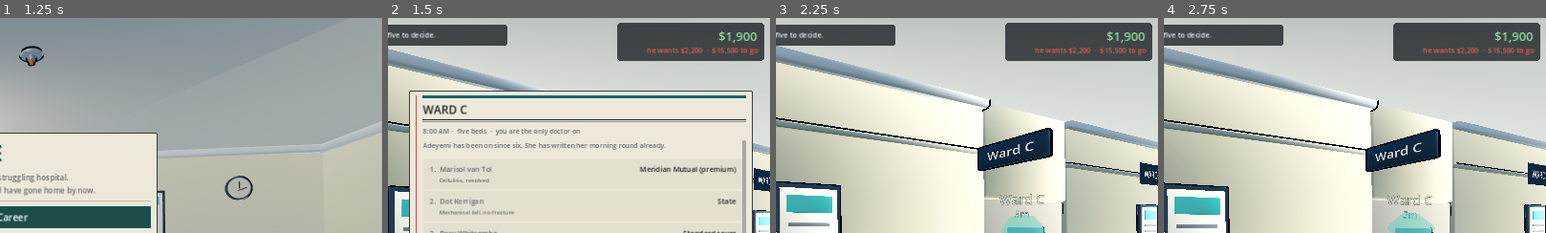
Above: before the commit, frames 1-4 (left to right).
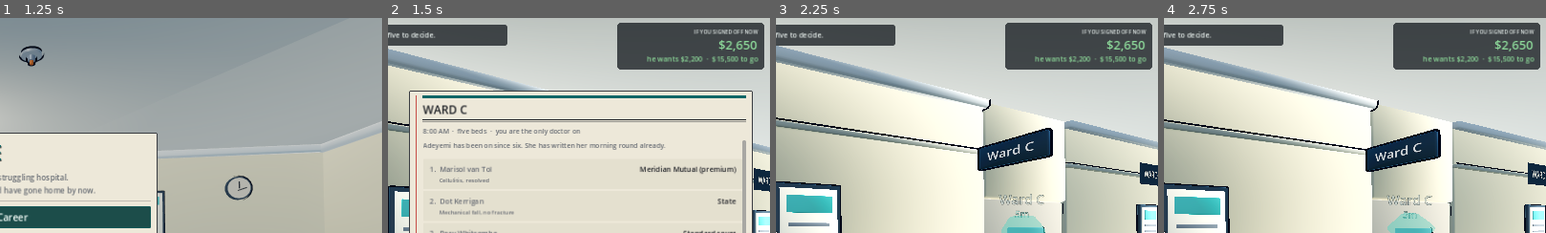
Above: after the commit, the same moments.

Repository: masonobegi/crypts-of-chaos
Game: Godot game, scene res://scenes/Boot.tscn
Two runs of this game, one before a commit and one after it. Both use one fixed random seed, a clock stepped at 60 frames per second and the inputs below.
Inputs (mouse positions are % of the whole screen's width and height, from its top left):
- Up to frame 1 (1.25 s): click (50, 63) at 0.52 s; type "12" at 0.6 s
- Up to frame 2 (1.5 s): click "New Career" at 1.25 s
- Up to frame 3 (2.25 s): click "Start the round" at 2 s
- Up to frame 4 (2.75 s): no input
The pictures show only the part of the screen within x 50-100%, y 0-50%; the shares and areas given below are measured in that part.

Frame 1 is identical in both runs. In frame 2, 3.2% of the frame differs, in the area x 60-99%, y 5-24%; in frame 3, 3.2%; in frame 4, 3.2%.

Commit message:
The biggest number in the game had no noun and did not add up
The morning card says "In your account  $900". The player presses "Start the
round" and the corner of the screen says $1,900 in big green type with
nothing attached to it. Two different money figures thirty seconds apart,
neither labelled, in a game whose entire score is one number — and the
unlabelled one goes DOWN when you hold a patient, which without a caption
reads as a penalty rather than as a bed not being sold.

It was also wrong on its own terms. projected() claims to be "what tonight
pays if the day ended right now", and "right now" has to mean the same thing
on both sides of the sum. free_beds() is BEDS minus held, so an undecided bed
counted as free and paid its $500 admission; discharged_ids() counts only
beds explicitly marked, so the same undecided bed paid no discharge fee. At
08:00 with nothing decided the HUD read nine hundred in hand plus two
admissions for five beds nobody had touched, and none of the five discharge
fees those admissions imply. Sign off on that exact state and it pays $2,650.
The number was not early, it was arithmetic no ward could produce.

An undecided bed is now counted the way signing off counts it, and the figure
carries the caption IF YOU SIGNED OFF NOW — which becomes VINNIE TOOK once
the shift is over, because after eight it is not a projection any more.

WardDay.sign_off() gives "ending the shift" one definition. The eight o'clock
close and the office terminal's button each spelled the loop out for
themselves: two copies of the rule that decides how a shift ends, in a game
whose whole subject is what you did and did not write down.

The test for this took two goes and the first one was worthless. Comparing
projected() against end_day() compares a number with itself — end_day
computes its takings FROM projected() — so it passed just as happily on the
broken arithmetic, both sides moving together. It goes through sign_off()
now, which sends the undecided beds home first, and that is the entire
question. Verified in both directions: with the old sum it reports 1000
promised against 1750 paid.

Co-Authored-By: Claude Opus 5 <noreply@anthropic.com>
Claude-Session: https://claude.ai/code/session_012v14cF2GepYx5imtAqBXn5

Diff:
--- a/scripts/systems/ward_day.gd
+++ b/scripts/systems/ward_day.gd
@@ -92,12 +92,23 @@
 	# at no cost, which is the pressure the design is built on simply absent.
 	if now >= Cases.DEBT_DUE_MINUTE:
 		EventBus.toast.emit("Eight o'clock. He is in the corridor.", "bad")
-		for c in Cases.roster():
-			var pid := String(c["id"])
-			if String(state[pid]["disposition"]) == "":
-				set_disposition(pid, "discharge")
-		end_day()
+		sign_off()
 		EventBus.request_ui.emit("review", {})
+
+## ENDING THE SHIFT, once. A bed nobody decided about is a bed sent home — you
+## were the doctor and you did not say otherwise — and that is what makes the
+## HUD's projection honest, because it counts undecided beds the same way.
+##
+## Both callers used to spell this loop out for themselves: the eight o'clock
+## close here and the office terminal's "Sign off for the night". Two copies of
+## the rule that decides how a shift ends, in a game whose whole subject is what
+## you did and did not write down.
+func sign_off() -> Dictionary:
+	for c in Cases.roster():
+		var pid := String(c["id"])
+		if String(state[pid]["disposition"]) == "":
+			set_disposition(pid, "discharge")
+	return end_day()
 
 func start() -> void:
 	cash = GameState.cash
@@ -661,11 +672,30 @@
 	return maxi(0, mini(Cases.ADMISSIONS_WAITING - back, free_beds()))
 
 ## What tonight pays, if the day ended right now.
+##
+## "RIGHT NOW" HAS TO MEAN THE SAME THING ON BOTH SIDES OF THE SUM.
+##
+## It did not. `free_beds()` is `BEDS - held`, so an undecided bed counted as
+## free and paid its $500 admission — while `discharged_ids()` counts only the
+## beds explicitly marked, so the same undecided bed paid no discharge fee. At
+## 08:00 with nothing decided at all, the corner of the screen therefore read
+## $1,900: nine hundred in hand plus two admissions for five beds nobody had
+## touched, and none of the five discharge fees those admissions imply.
+##
+## The figure was not merely early, it was arithmetic nothing could produce.
+## Sign off on that exact state and the shift pays $2,650, because `sign_off()`
+## sends every undecided bed home first. The HUD was quoting a ward that does
+## not exist, in a game whose entire score is one number, on the first screen —
+## thirty seconds after a briefing card reading "In your account $900".
+##
+## So an undecided bed is counted the way signing off counts it: as a
+## discharge. The projection now answers the question it claims to answer.
 func projected() -> Dictionary:
 	var nights := 0
 	for pid in held_ids():
 		nights += night_value(pid)
-	var d: int = discharged_ids().size() * Cases.DISCHARGE_FEE
+	var going: int = Cases.BEDS - held_ids().size()
+	var d: int = going * Cases.DISCHARGE_FEE
 	var adm: int = admissions_taken() * Cases.ADMISSION_FEE
 	return {"nights": nights, "discharges": d, "admissions": adm,
 		"earned": nights + d + adm, "total": cash + nights + d + adm,
--- a/scripts/ui/hud.gd
+++ b/scripts/ui/hud.gd
@@ -14,6 +14,7 @@
 var _clock: Label
 var _day: Label
 var _cash: Label
+var _cash_label: Label
 var _owed: Label
 var _tl_bg: PanelContainer
 var _objective: Label
@@ -92,12 +93,25 @@
 	# A PanelContainer sizes itself to its child, so the plate is always exactly
 	# as big as what is written on it.
 	var tr_bg := UIKit.panel(Color(0.06, 0.08, 0.10, 0.74), 8)
-	UIKit.place(tr_bg, Control.PRESET_TOP_RIGHT, -320, 10, 308, 80)
+	# 96, not 80: the caption above the figure is a third row.
+	UIKit.place(tr_bg, Control.PRESET_TOP_RIGHT, -320, 10, 308, 96)
 	var tr := UIKit.vbox(0)
 	tr.size_flags_horizontal = Control.SIZE_EXPAND_FILL
 	# What you have, and what tonight looks like from here. The second line is
 	# the only reason the first one is interesting: `cash` does not move until
 	# eight o'clock, so on its own it is a number that sits still all day.
+	# A NOUN ON THE BIGGEST NUMBER IN THE GAME.
+	#
+	# It had none. The morning card says "In your account $900", the player
+	# presses Start the round, and the corner of the screen says $1,900 in big
+	# green type with nothing attached to it — two different money figures
+	# thirty seconds apart, in a game whose entire score is one number. And the
+	# figure goes DOWN when you hold a patient, which without a caption reads as
+	# a penalty rather than as a bed not being sold.
+	_cash_label = UIKit.label("IF YOU SIGNED OFF NOW", 11, UIKit.HUD_INK,
+		HORIZONTAL_ALIGNMENT_RIGHT)
+	_cash_label.size_flags_horizontal = Control.SIZE_EXPAND_FILL
+	tr.add_child(_cash_label)
 	_cash = UIKit.label("$0", 26, UIKit.HUD_MONEY, HORIZONTAL_ALIGNMENT_RIGHT)
 	_cash.size_flags_horizontal = Control.SIZE_EXPAND_FILL
 	tr.add_child(_cash)
@@ -351,10 +365,14 @@
 		return
 	var left: int = GameState.debt_remaining()
 	if w.ended:
+		# The caption has to follow the number. Once the shift is over this is
+		# not a projection any more, it is what he took.
+		_cash_label.text = "VINNIE TOOK"
 		_owed.text = "handed over  ·  %s still owed" % UIKit.money_str(left)
 		_owed.add_theme_color_override("font_color",
 			UIKit.HUD_MONEY if left <= 0 else UIKit.HUD_INK)
 		return
+	_cash_label.text = "IF YOU SIGNED OFF NOW"
 	# Tonight's number and the whole thing, because the whole thing is the game.
 	_owed.text = "he wants %s  ·  %s to go" % [
 		UIKit.money_str(w.debt_tonight), UIKit.money_str(left)]
--- a/scripts/ui/screen_records.gd
+++ b/scripts/ui/screen_records.gd
@@ -77,11 +77,7 @@
 						"them" if undecided > 1 else "them"],
 				13, UIKit.BAD, HORIZONTAL_ALIGNMENT_LEFT, true))
 		foot.add_child(UIKit.button("Sign off for the night", func():
-			for c in Cases.roster():
-				var pid := String(c["id"])
-				if String(w.state[pid]["disposition"]) == "":
-					w.set_disposition(pid, "discharge")
-			w.end_day()
+			w.sign_off()
 			EventBus.request_ui.emit("review", {}),
 			Color(0.30, 0.16, 0.16)))
 	foot.add_child(UIKit.button("Close", func(): close()))
--- a/tests/smoke_impl.gd
+++ b/tests/smoke_impl.gd
@@ -228,6 +228,7 @@
 	_check_nobody_is_misgendered()
 	_check_nothing_floats_or_sinks()
 	_check_the_doors_have_room_to_swing()
+	_check_the_money_on_the_hud_is_the_money_you_get()
 
 ## A WATCHED DAY IS HARDER, NOT AIRLESS.
 ##
@@ -653,6 +654,65 @@
 		else:
 			out = out.merge(b)
 	return out
+
+## THE BIG GREEN NUMBER IS A PROMISE.
+##
+## `projected()` claims to be "what tonight pays if the day ended right now",
+## and "right now" has to mean the same thing on both sides of the sum. It did
+## not: `free_beds()` is `BEDS - held`, so an undecided bed counted as free and
+## paid its $500 admission — while `discharged_ids()` counts only beds
+## explicitly marked, so the same undecided bed paid no discharge fee.
+##
+## At 08:00 with nothing decided the HUD therefore read $1,900: nine hundred in
+## hand plus two admissions for five beds nobody had touched, and none of the
+## five discharge fees those admissions imply. Sign off on that exact state and
+## the shift pays $2,650, because both the eight o'clock close and the office
+## terminal discharge every undecided bed first. The corner of the screen was
+## quoting a ward that cannot exist — thirty seconds after a briefing card
+## reading "In your account $900", in a game whose entire score is one number.
+func _check_the_money_on_the_hud_is_the_money_you_get() -> void:
+	var was := GameState.minute_of_day
+	# Nothing decided at all: the state the player is looking at on the first
+	# frame of the game, and the one the two figures disagreed most about.
+	var w := WardDay.new()
+	tree.root.add_child(w)
+	w.start()
+	# THROUGH `sign_off()`, not `end_day()`. `end_day` computes its takings FROM
+	# `projected()`, so comparing the two is comparing a number with itself and
+	# passes just as happily on the broken arithmetic. What signing off actually
+	# does first is send every undecided bed home — and whether the projection
+	# already counted those beds that way is the entire question.
+	var promised: int = int(w.projected()["total"])
+	var paid: int = int(w.sign_off().get("paid", 0))
+	_ok(promised == paid,
+		"the untouched ward is worth what signing off on it pays (%d, %d)"
+			% [promised, paid])
+	tree.root.remove_child(w)
+	w.free()
+
+	# And with real decisions on it, so this is not passing on a special case.
+	var q := WardDay.new()
+	tree.root.add_child(q)
+	q.start()
+	var i := 0
+	for c in Cases.roster():
+		# Hold two, discharge one, leave the rest undecided — the mixture that
+		# has an admission fee, a discharge fee and a night value all in it.
+		if i < 2:
+			q.set_disposition(String(c["id"]), "hold")
+		elif i == 2:
+			q.set_disposition(String(c["id"]), "discharge")
+		i += 1
+	var promised2: int = int(q.projected()["total"])
+	var paid2: int = int(q.sign_off().get("paid", 0))
+	_ok(promised2 == paid2,
+		"and so is a half-decided one (%d, %d)" % [promised2, paid2])
+	# The two wards must not be the same number, or this proves nothing.
+	_ok(promised != promised2,
+		"and the two are different wards (%d against %d)" % [promised, promised2])
+	tree.root.remove_child(q)
+	q.free()
+	GameState.minute_of_day = was
 
 func _check_the_crosshair_keeps_the_secret(w) -> void:
 	var ps = tree.get_first_node_in_group("patient_system")
